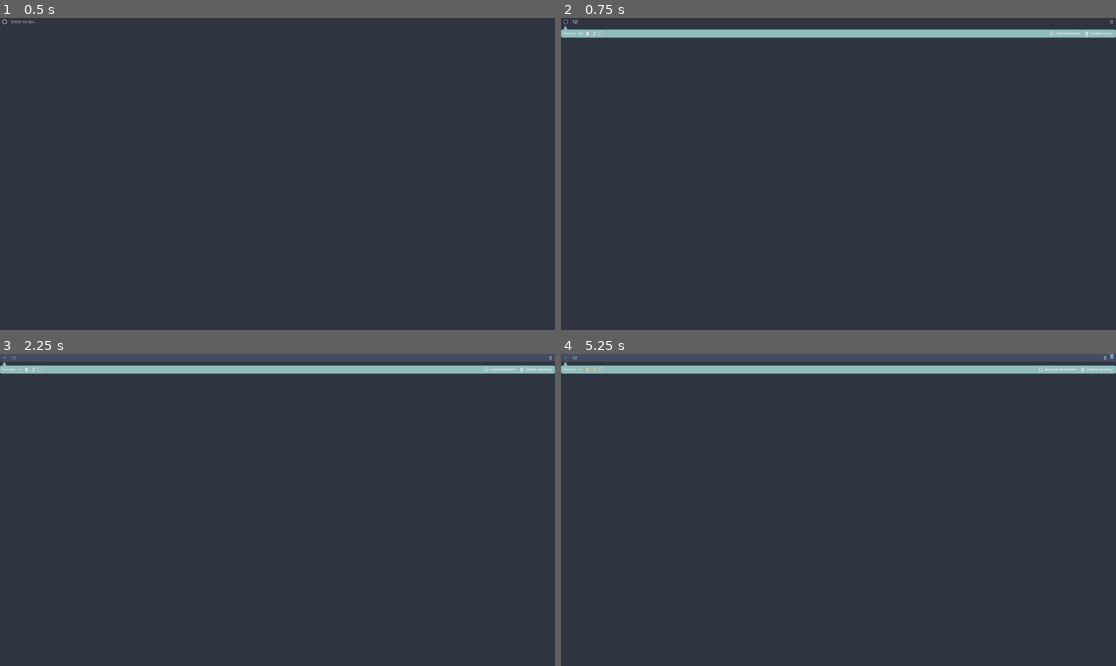
Above: before the commit, frames 1-4 (two rows, left to right).
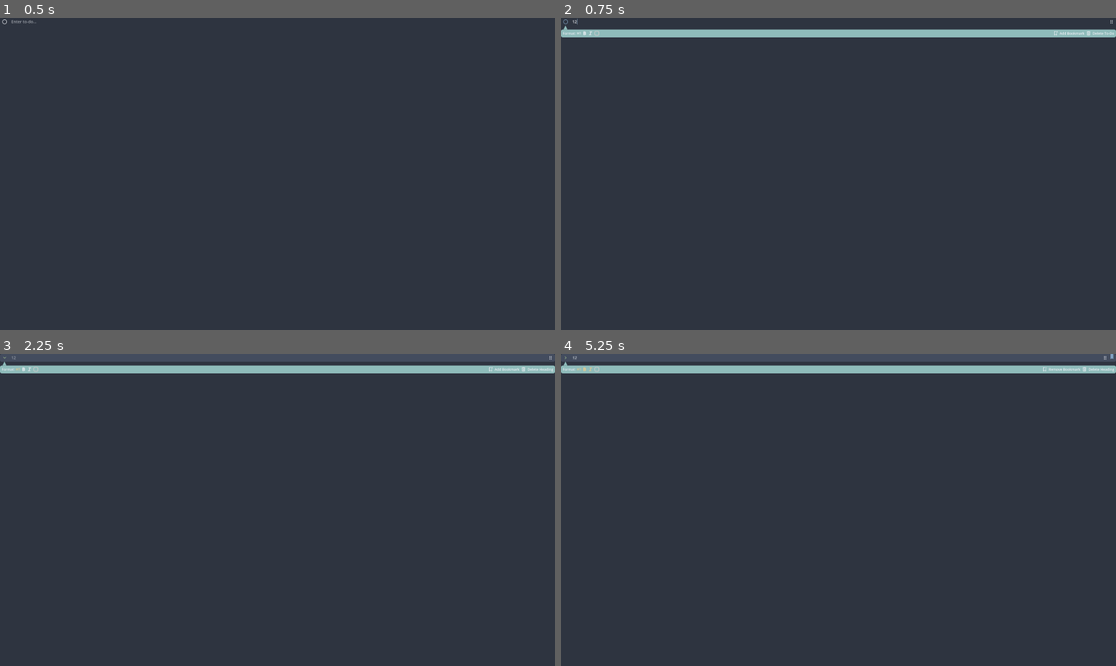
Above: after the commit, the same moments.

Repository: njamster/habituary
Game: Godot game, scene res://main_window/list_view/day_panel/todo_list/todo_item/main.tscn
Same seed, same stepped clock (60 frames per second), same inputs: the game is played once before the commit and once after it. This scene is started directly instead of the project's main scene.
Inputs (mouse positions are in pixels of both pictures, inside the frame that each line leads up to; where the layout moved, square brackets give the same spot in the first picture):
- Up to frame 1 (0.5 s): no input
- Up to frame 2 (0.75 s): click (844, 21) at 0.52 s; type "12" at 0.6 s
- Up to frame 3 (2.25 s): click (5, 357) at 1.25 s; click (16, 369) [22, 369] at 2 s
- Up to frame 4 (5.25 s): click (566, 357) at 2.75 s; click (583, 369) [588, 369] at 3.5 s; click (588, 369) [594, 369] at 4.25 s; click "Add Bookmark" at 5 s

Frame 1 is identical in both runs. In frame 2, 0.3% of the frame differs, in the area x 0-100%, y 4-7%; in frame 3, 0.3%; in frame 4, 0.3%.
Error before the commit: Invalid access to property or key 'text' on a base object of type 'Node (event_bus.gd)'. (res://main_window/list_view/day_panel/todo_list/todo_item/main.gd:269)
Error after the commit: Invalid access to property or key 'text' on a base object of type 'Node (event_bus.gd)'. (res://main_window/list_view/day_panel/todo_list/todo_item/main.gd:270)

Commit message:
Fix EditingOptions being scaled wrong, initially
The issue arose as _on_editing_options_resized wasn't called in _ready.
So before the first resized signal was emitted, the wide version of the
EditingOptions would be used, even if there wasn't enough space. Which
then scaled up the parent to-do list to create the needed width.

Also, slightly adjusts the spacing of the buttons in the EditingOptions,
to make them look more uniform, and take up less overall space.

Diff:
--- a/main_window/list_view/day_panel/todo_list/todo_item/main.gd
+++ b/main_window/list_view/day_panel/todo_list/todo_item/main.gd
@@ -258,6 +258,7 @@
 	%Bookmark.text = %Bookmark.text.replace("Remove", "Add")
 
 	%EditingOptions.resized.connect(_on_editing_options_resized)
+	_on_editing_options_resized()
 
 	set_deferred("_initialization_finished", true) # deferred, in case this item is loaded from disk
 
--- a/main_window/list_view/day_panel/todo_list/todo_item/main.tscn
+++ b/main_window/list_view/day_panel/todo_list/todo_item/main.tscn
@@ -47,7 +47,6 @@
 
 [sub_resource type="StyleBoxFlat" id="StyleBoxFlat_sg8j5"]
 resource_local_to_scene = true
-content_margin_left = 4.0
 draw_center = false
 border_width_left = 2
 border_width_top = 2
@@ -182,6 +181,7 @@
 [node name="HBox" type="HBoxContainer" parent="EditingOptions"]
 custom_minimum_size = Vector2(0, 27)
 layout_mode = 2
+theme_type_variation = &"NoSeparation"
 
 [node name="FormatLabel" type="Label" parent="EditingOptions/HBox"]
 unique_name_in_owner = true
@@ -246,6 +246,10 @@
 popup_position = 3
 gap_width = 4
 
+[node name="Spacer1" type="Control" parent="EditingOptions/HBox"]
+custom_minimum_size = Vector2(4, 0)
+layout_mode = 2
+
 [node name="TextColor" type="Panel" parent="EditingOptions/HBox"]
 unique_name_in_owner = true
 custom_minimum_size = Vector2(16, 16)
@@ -262,7 +266,6 @@
 
 [node name="Bookmark" type="Button" parent="EditingOptions/HBox"]
 unique_name_in_owner = true
-custom_minimum_size = Vector2(27, 0)
 layout_mode = 2
 size_flags_horizontal = 10
 focus_mode = 0
@@ -272,7 +275,6 @@
 shortcut = SubResource("Shortcut_lnt4s")
 shortcut_in_tooltip = false
 text = "Add Bookmark"
-flat = true
 script = ExtResource("2_n5f11")
 icon_toggled_off = ExtResource("12_5svov")
 icon_toggled_on = ExtResource("13_itt7w")
@@ -284,9 +286,12 @@
 popup_position = 5
 gap_width = 0
 
+[node name="Spacer2" type="Control" parent="EditingOptions/HBox"]
+custom_minimum_size = Vector2(4, 0)
+layout_mode = 2
+
 [node name="Delete" type="Button" parent="EditingOptions/HBox"]
 unique_name_in_owner = true
-custom_minimum_size = Vector2(27, 0)
 layout_mode = 2
 size_flags_horizontal = 8
 focus_mode = 0
@@ -297,7 +302,6 @@
 shortcut_in_tooltip = false
 text = "Delete To-Do"
 icon = ExtResource("3_nsj7w")
-flat = true
 
 [node name="Tooltip" type="Node" parent="EditingOptions/HBox/Delete"]
 script = ExtResource("3_oduck")
--- a/theme/dark_theme.tres
+++ b/theme/dark_theme.tres
@@ -601,6 +601,26 @@
 border_color = Color(0.368627, 0.505882, 0.67451, 1)
 corner_detail = 5
 
+[sub_resource type="StyleBoxEmpty" id="StyleBoxEmpty_sib84"]
+
+[sub_resource type="StyleBoxEmpty" id="StyleBoxEmpty_kx51u"]
+
+[sub_resource type="StyleBoxEmpty" id="StyleBoxEmpty_nhfrw"]
+
+[sub_resource type="StyleBoxEmpty" id="StyleBoxEmpty_l8rj2"]
+
+[sub_resource type="StyleBoxEmpty" id="StyleBoxEmpty_g7b0j"]
+
+[sub_resource type="StyleBoxEmpty" id="StyleBoxEmpty_tjn2l"]
+
+[sub_resource type="StyleBoxEmpty" id="StyleBoxEmpty_f7s5d"]
+
+[sub_resource type="StyleBoxEmpty" id="StyleBoxEmpty_11frg"]
+
+[sub_resource type="StyleBoxEmpty" id="StyleBoxEmpty_w1thi"]
+
+[sub_resource type="StyleBoxEmpty" id="StyleBoxEmpty_6j3cl"]
+
 [sub_resource type="StyleBoxEmpty" id="StyleBoxEmpty_lp2pp"]
 
 [sub_resource type="StyleBoxEmpty" id="StyleBoxEmpty_t4nfx"]
@@ -612,8 +632,8 @@
 [sub_resource type="StyleBoxEmpty" id="StyleBoxEmpty_hwsac"]
 
 [sub_resource type="StyleBoxFlat" id="StyleBoxFlat_x1ye8"]
-content_margin_left = 8.0
-content_margin_right = 8.0
+content_margin_left = 6.0
+content_margin_right = 6.0
 bg_color = Color(0.560784, 0.737255, 0.733333, 1)
 corner_radius_top_left = 6
 corner_radius_top_right = 6
@@ -808,6 +828,11 @@
 SubtleLabel/font_sizes/font_size = 12
 ToDoItem_BookmarkButton/base_type = &"Button"
 ToDoItem_BookmarkButton/font_sizes/font_size = 12
+ToDoItem_BookmarkButton/styles/disabled = SubResource("StyleBoxEmpty_sib84")
+ToDoItem_BookmarkButton/styles/focus = SubResource("StyleBoxEmpty_kx51u")
+ToDoItem_BookmarkButton/styles/hover = SubResource("StyleBoxEmpty_nhfrw")
+ToDoItem_BookmarkButton/styles/normal = SubResource("StyleBoxEmpty_l8rj2")
+ToDoItem_BookmarkButton/styles/pressed = SubResource("StyleBoxEmpty_g7b0j")
 ToDoItem_ContentPadding/base_type = &"MarginContainer"
 ToDoItem_ContentPadding/constants/margin_right = 6
 ToDoItem_DeleteButton/base_type = &"Button"
@@ -816,6 +841,11 @@
 ToDoItem_DeleteButton/colors/icon_hover_color = Color(0.74902, 0.380392, 0.415686, 1)
 ToDoItem_DeleteButton/colors/icon_pressed_color = Color(0.815686, 0.529412, 0.439216, 1)
 ToDoItem_DeleteButton/font_sizes/font_size = 12
+ToDoItem_DeleteButton/styles/disabled = SubResource("StyleBoxEmpty_tjn2l")
+ToDoItem_DeleteButton/styles/focus = SubResource("StyleBoxEmpty_f7s5d")
+ToDoItem_DeleteButton/styles/hover = SubResource("StyleBoxEmpty_11frg")
+ToDoItem_DeleteButton/styles/normal = SubResource("StyleBoxEmpty_w1thi")
+ToDoItem_DeleteButton/styles/pressed = SubResource("StyleBoxEmpty_6j3cl")
 ToDoItem_EditingOption/base_type = &"Button"
 ToDoItem_EditingOption/colors/icon_pressed_color = Color(0.921569, 0.796078, 0.545098, 1)
 ToDoItem_EditingOption/styles/disabled = SubResource("StyleBoxEmpty_lp2pp")
--- a/theme/generator.gd
+++ b/theme/generator.gd
@@ -539,7 +539,7 @@
 	to_do_item_editing_options.set_main_style({
 		"bg_color" = FROST_1,
 		"corner_radius" = 6,
-		"content_margin" = { "left": 8, "right": 8 }
+		"content_margin" = { "left": 6, "right": 6 }
 	})
 	#endregion
 
@@ -616,6 +616,10 @@
 	var to_do_item_bookmark_button := theme.create_theme_type("ToDoItem_BookmarkButton", "Button")
 
 	to_do_item_bookmark_button.font_size = 12
+
+	to_do_item_bookmark_button.set_main_style({
+		# StyleBoxEmpty
+	})
 	#endregion
 
 	#region ToDoItem_DeleteButton
@@ -627,6 +631,10 @@
 	to_do_item_delete_button.icon_pressed_color = AURORA_2
 
 	to_do_item_delete_button.font_size = 12
+
+	to_do_item_delete_button.set_main_style({
+		# StyleBoxEmpty
+	})
 	#endregion
 
 	#region ToDoItem_EditingOption
--- a/theme/light_theme.tres
+++ b/theme/light_theme.tres
@@ -601,6 +601,26 @@
 border_color = Color(0.368627, 0.505882, 0.67451, 1)
 corner_detail = 5
 
+[sub_resource type="StyleBoxEmpty" id="StyleBoxEmpty_3qdr5"]
+
+[sub_resource type="StyleBoxEmpty" id="StyleBoxEmpty_ms4xe"]
+
+[sub_resource type="StyleBoxEmpty" id="StyleBoxEmpty_av7f2"]
+
+[sub_resource type="StyleBoxEmpty" id="StyleBoxEmpty_3vjc8"]
+
+[sub_resource type="StyleBoxEmpty" id="StyleBoxEmpty_8mor8"]
+
+[sub_resource type="StyleBoxEmpty" id="StyleBoxEmpty_upkcr"]
+
+[sub_resource type="StyleBoxEmpty" id="StyleBoxEmpty_5t2wl"]
+
+[sub_resource type="StyleBoxEmpty" id="StyleBoxEmpty_lu7dh"]
+
+[sub_resource type="StyleBoxEmpty" id="StyleBoxEmpty_gxmgw"]
+
+[sub_resource type="StyleBoxEmpty" id="StyleBoxEmpty_qbsvd"]
+
 [sub_resource type="StyleBoxEmpty" id="StyleBoxEmpty_phc17"]
 
 [sub_resource type="StyleBoxEmpty" id="StyleBoxEmpty_nnj1d"]
@@ -612,8 +632,8 @@
 [sub_resource type="StyleBoxEmpty" id="StyleBoxEmpty_1hrty"]
 
 [sub_resource type="StyleBoxFlat" id="StyleBoxFlat_tuj5k"]
-content_margin_left = 8.0
-content_margin_right = 8.0
+content_margin_left = 6.0
+content_margin_right = 6.0
 bg_color = Color(0.560784, 0.737255, 0.733333, 1)
 corner_radius_top_left = 6
 corner_radius_top_right = 6
@@ -808,6 +828,11 @@
 SubtleLabel/font_sizes/font_size = 12
 ToDoItem_BookmarkButton/base_type = &"Button"
 ToDoItem_BookmarkButton/font_sizes/font_size = 12
+ToDoItem_BookmarkButton/styles/disabled = SubResource("StyleBoxEmpty_3qdr5")
+ToDoItem_BookmarkButton/styles/focus = SubResource("StyleBoxEmpty_ms4xe")
+ToDoItem_BookmarkButton/styles/hover = SubResource("StyleBoxEmpty_av7f2")
+ToDoItem_BookmarkButton/styles/normal = SubResource("StyleBoxEmpty_3vjc8")
+ToDoItem_BookmarkButton/styles/pressed = SubResource("StyleBoxEmpty_8mor8")
 ToDoItem_ContentPadding/base_type = &"MarginContainer"
 ToDoItem_ContentPadding/constants/margin_right = 6
 ToDoItem_DeleteButton/base_type = &"Button"
@@ -816,6 +841,11 @@
 ToDoItem_DeleteButton/colors/icon_hover_color = Color(0.74902, 0.380392, 0.415686, 1)
 ToDoItem_DeleteButton/colors/icon_pressed_color = Color(0.815686, 0.529412, 0.439216, 1)
 ToDoItem_DeleteButton/font_sizes/font_size = 12
+ToDoItem_DeleteButton/styles/disabled = SubResource("StyleBoxEmpty_upkcr")
+ToDoItem_DeleteButton/styles/focus = SubResource("StyleBoxEmpty_5t2wl")
+ToDoItem_DeleteButton/styles/hover = SubResource("StyleBoxEmpty_lu7dh")
+ToDoItem_DeleteButton/styles/normal = SubResource("StyleBoxEmpty_gxmgw")
+ToDoItem_DeleteButton/styles/pressed = SubResource("StyleBoxEmpty_qbsvd")
 ToDoItem_EditingOption/base_type = &"Button"
 ToDoItem_EditingOption/colors/icon_pressed_color = Color(0.921569, 0.796078, 0.545098, 1)
 ToDoItem_EditingOption/styles/disabled = SubResource("StyleBoxEmpty_phc17")
Not shown: 1 places in theme/dark_theme.tres that only renumber resources
Not shown: 1 places in theme/light_theme.tres that only renumber resources
